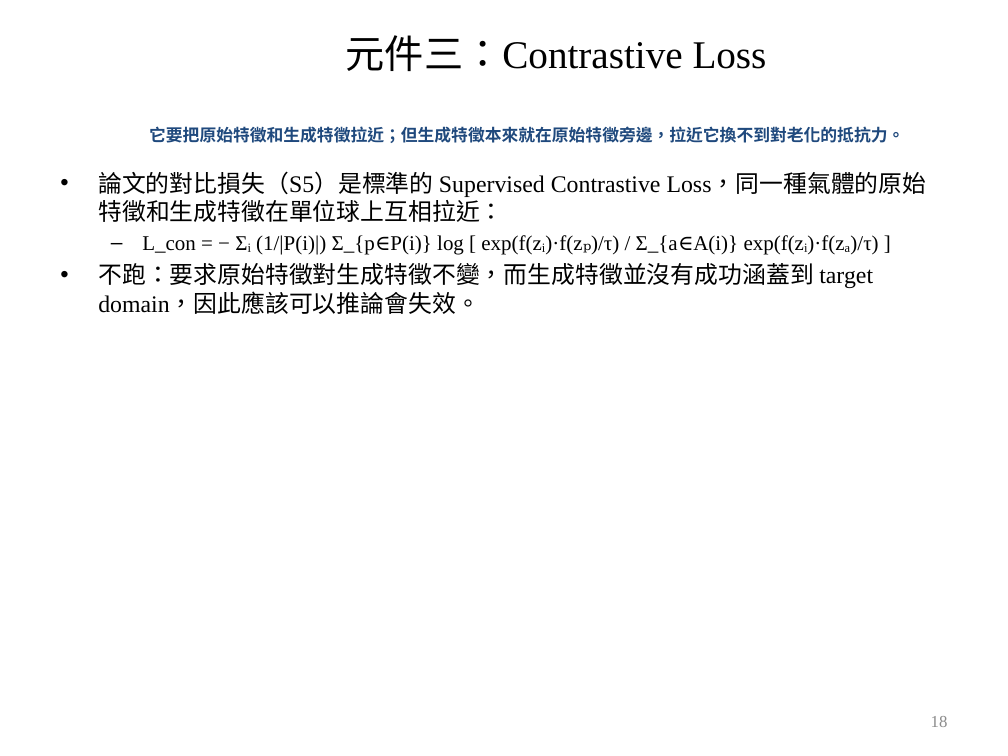
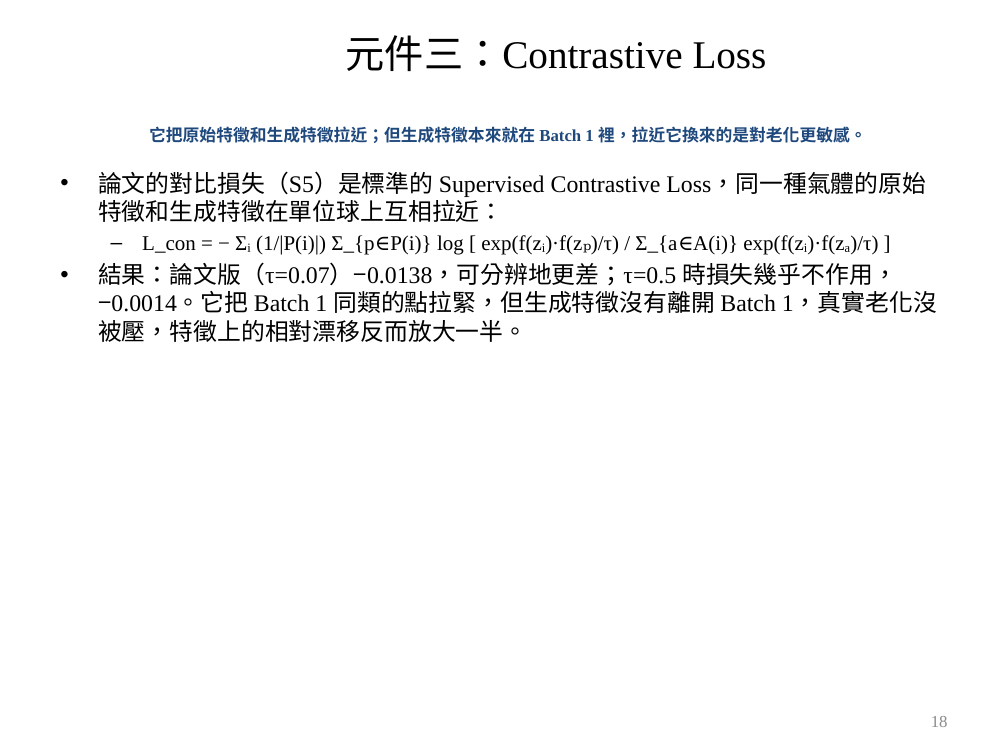
Before and after one commit to wintera1233/cdcnn, a slide deck: slide 18 of reports/10-22.pptx. Drawn at 1008x756 pixels with LibreOffice and Linux fonts; fonts in the diff are those of the drawing; background and template pictures are left out. Boxes give left, top, right and bottom in pixels: in the first picture for what was removed or moved away, otherwise in the second. Text is boxed around its words. In the diff, an @@ line names an element or a change of style, - is before the commit and + after.

```diff
--- a/reports/10-22.pptx
+++ b/reports/10-22.pptx
@@ text at box(149, 126, 867, 143): text changed @@
-它要把原始特徵和生成特徵拉近；但生成特徵本來就在原始特徵旁邊，拉近它換不到對老化的抵抗力。
+它把原始特徵和生成特徵拉近；但生成特徵本來就在 Batch 1 裡，拉近它換來的是對老化更敏感。
@@ text at box(98, 262, 937, 342): text changed @@
-• 不跑：要求原始特徵對生成特徵不變，而生成特徵並沒有成功涵蓋到 target domain，因此應該可以推論會失效。
+• 結果：論文版（τ=0.07）−0.0138，可分辨地更差；τ=0.5 時損失幾乎不作用，−0.0014。它把 Batch 1 同類的點拉緊，但生成特徵沒有離開 Batch 1，真實老化沒被壓，特徵上的相對漂移反而放大一半。
```
Also in this commit, not shown: 20 other slides changed, 6 other files.
